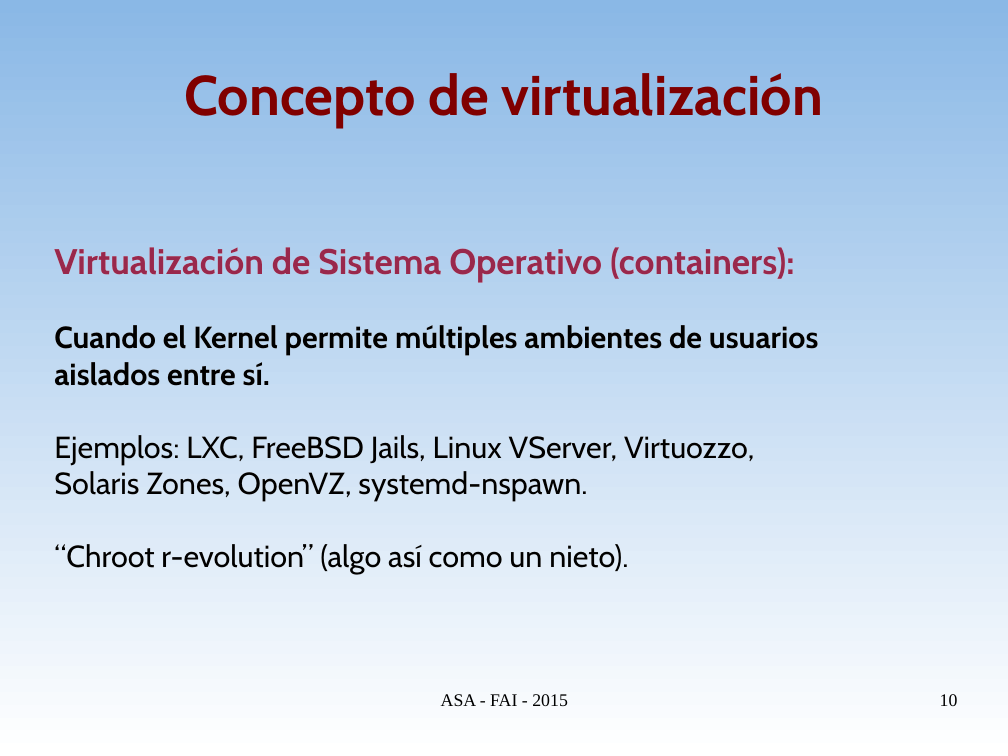
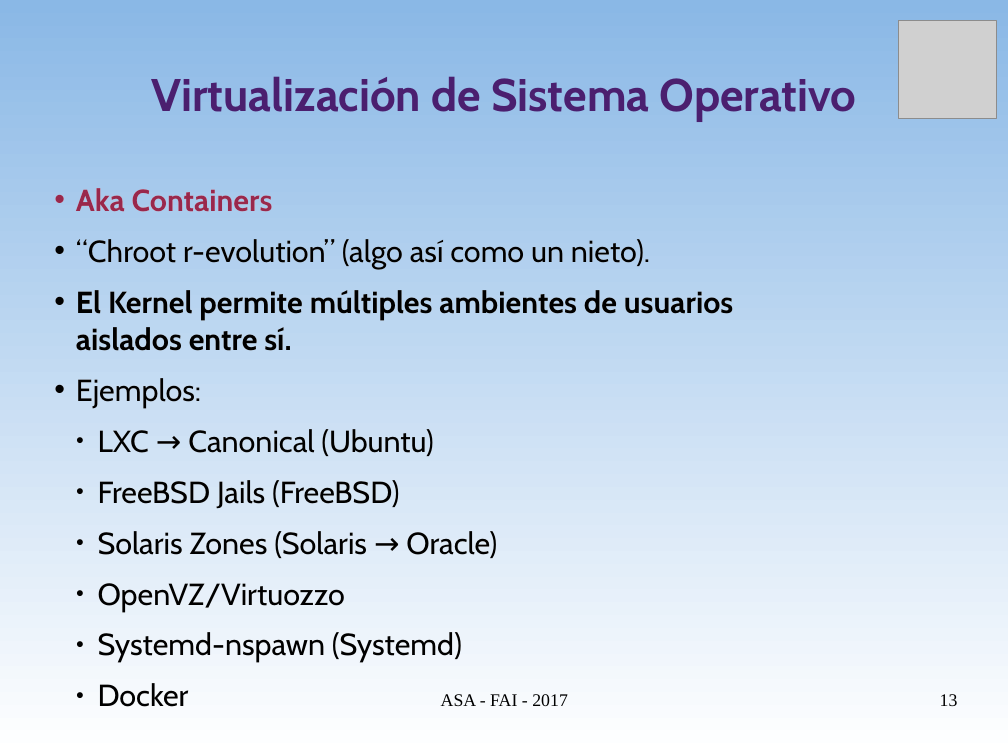
Before and after one commit to niniadcobre/asa, a slide deck: slide 13 of clases/ASA-virt.odp (slide 10 before the commit). Drawn at 1008x756 pixels with LibreOffice and Linux fonts; fonts in the diff are those of the drawing; grey boxes stand for pictures. Boxes give left, top, right and bottom in pixels: in the first picture for what was removed or moved away, otherwise in the second. Text is boxed around its words. In the diff, an @@ line names an element or a change of style, - is before the commit and + after.

Commit message:
Virtualización

```diff
--- a/clases/ASA-virt.odp
+++ b/clases/ASA-virt.odp
@@ picture added at [899,20,998,119] @@
@@ title at [151,76,856,122]: text changed; size 44 to 36 pt; text colour #800000 to #4B1F6F @@
-Concepto de virtualización
+Virtualización de Sistema Operativo
@@ text "Aka Containers": place and size @@
-text "Aka Containers" at [54,247,818,575]
+text "Aka Containers" at [76,188,733,707]
@@ text at [76,188,273,212]: text changed; text colour #000000 to #99284C @@
-Virtualización de Sistema Operativo (containers):
-Cuando el Kernel permite múltiples ambientes de usuarios
-aislados entre sí.
-Ejemplos: LXC, FreeBSD Jails, Linux VServer, Virtuozzo,
-Solaris Zones, OpenVZ, systemd-nspawn.
+• Aka Containers
@@ text at [76,239,650,269]: bullet none to •; more space between paragraphs @@
@@ text at [76,290,733,707]: paragraphs added @@
+• El Kernel permite múltiples ambientes de usuarios
+  aislados entre sí.
+• Ejemplos:
+  ● LXC → Canonical (Ubuntu)
+  ● FreeBSD Jails (FreeBSD)
+  ● Solaris Zones (Solaris → Oracle)
+  ● OpenVZ/Virtuozzo
+  ● Systemd-nspawn (Systemd)
+  ● Docker
@@ text at [441,694,568,706]: text changed @@
-ASA - FAI - 2015
+ASA - FAI - 2017
@@ page number at [940,694,958,706]: text changed @@
-10
+13
```
Also in this commit, not shown: 26 other slides changed, 8 slides added.
